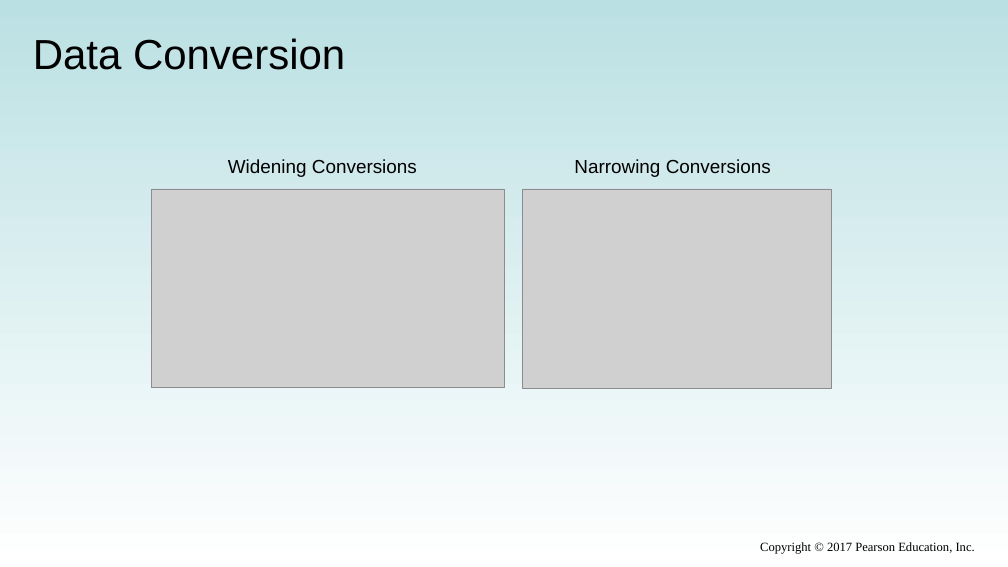
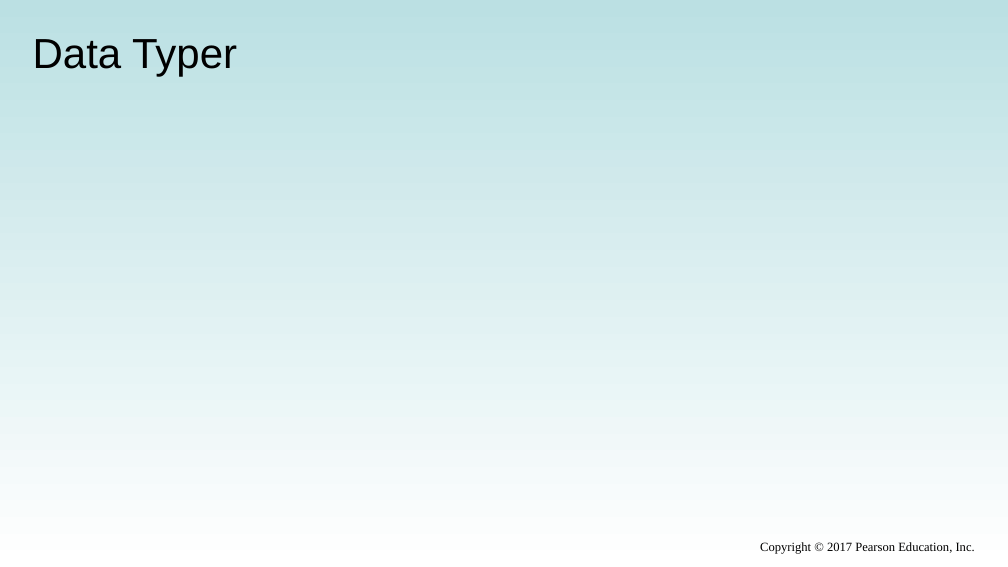
Before and after one commit to xiaoleibi/DMU26, a slide deck: slide 1 of ppt/Uge38 Datatype og expression (1).pptx (slide 45 before the commit). Drawn at 1008x567 pixels with LibreOffice and Linux fonts; fonts in the diff are those of the drawing; grey boxes stand for pictures. Boxes give left, top, right and bottom in pixels: in the first picture for what was removed or moved away, otherwise in the second. Text is boxed around its words. In the diff, an @@ line names an element or a change of style, - is before the commit and + after.

```diff
--- a/ppt/Uge38 Datatype og expression (1).pptx
+++ b/ppt/Uge38 Datatype og expression (1).pptx
@@ text "Data Typer" at <box>33,39,237,76</box>: vertical alignment middle to top @@
@@ text at <box>33,39,237,76</box>: text changed @@
-Data Conversion
+Data Typer
@@ text removed at <box>228,159,417,177</box> @@
-Widening Conversions
@@ text removed at <box>574,159,771,177</box> @@
-Narrowing Conversions
@@ picture removed at <box>151,189,504,388</box> @@
@@ picture removed at <box>523,189,832,388</box> @@
```
Also in this commit, not shown: 9 other slides changed, 2 slides added, 4 slides removed.
